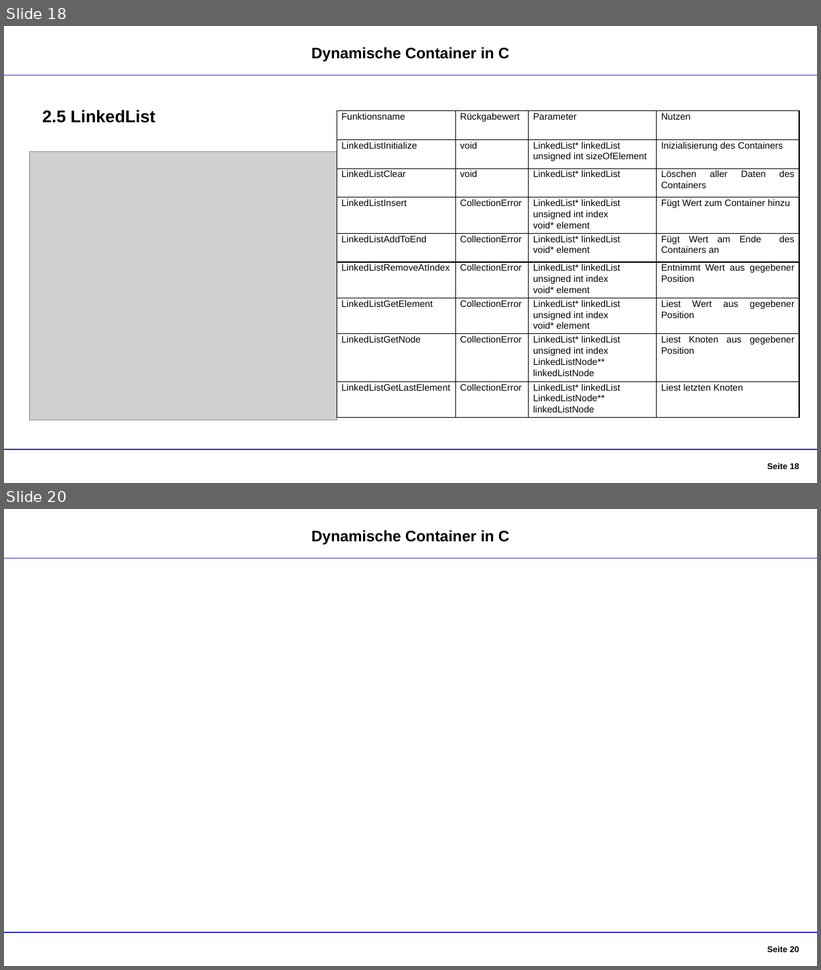
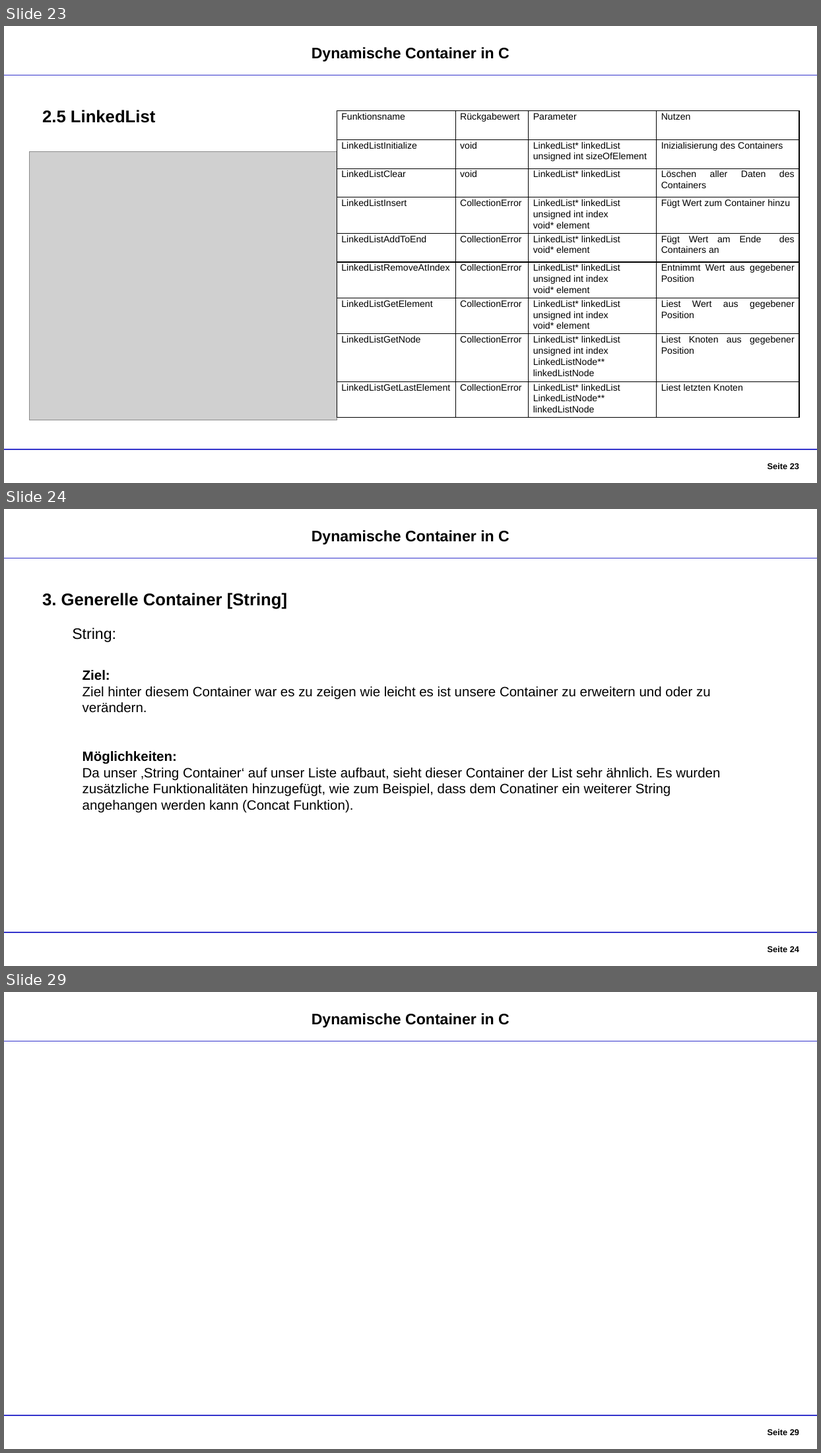
Before and after one commit to DennisGoss99/InPr_DynamicCollections, a slide deck: Dokumentation/Container - Präsentation.pptx. Shown one above the other, each under a label of ours: slides 18 and 20 before the commit, slides 23, 24 and 29 after it; the slides between them are not shown. The pictures are 821x970 and 821x1453 pixels, drawn with LibreOffice and Linux fonts; fonts in the diff are those of the drawing; grey boxes stand for pictures. Boxes give left, top, right and bottom in pixels: in the first picture for what was removed or moved away, otherwise in the second. Text is boxed around its words. In the diff, an @@ line names an element or a change of style, - is before the commit and + after.

```diff
--- a/Dokumentation/Container - Präsentation.pptx
+++ b/Dokumentation/Container - Präsentation.pptx
@@ slide 24 added at bbox=[4, 509, 817, 966], background #FFFFFF @@
@@ text added at bbox=[312, 530, 510, 545], 18 pt, text #000000, bold @@
+Dynamische Container in C
@@ line added from (4, 559) to (817, 559), #3333CC 1.25 pt @@
@@ text added at bbox=[42, 593, 287, 609], 20 pt, text #000000, bold @@
+3. Generelle Container [String]
@@ text added at bbox=[72, 628, 116, 642], 18 pt, text #000000 @@
+String:
@@ text added at bbox=[83, 670, 720, 813], 16 pt, text #000000 @@
+Ziel:
+Ziel hinter diesem Container war es zu zeigen wie leicht es ist unsere Container zu erweitern und oder zu verändern.
+Möglichkeiten:
+Da unser ‚String Container‘ auf unser Liste aufbaut, sieht dieser Container der List sehr ähnlich. Es wurden zusätzliche Funktionalitäten hinzugefügt, wie zum Beispiel, dass dem Conatiner ein weiterer String angehangen werden kann (Concat Funktion).
@@ line added from (4, 933) to (817, 933), #3333CC 1.25 pt @@
@@ page number added at bbox=[768, 946, 799, 953], 10 pt, text #000000, bold @@
+Seite 24
@@ what was slide 18 is now slide 23 @@
@@ page number at bbox=[768, 463, 799, 470]: text changed @@
-Seite 18
+Seite 23
@@ what was slide 20 is now slide 29 @@
```
Also in this commit, not shown: 8 slides changed, 8 other slides added, 2 other files.
